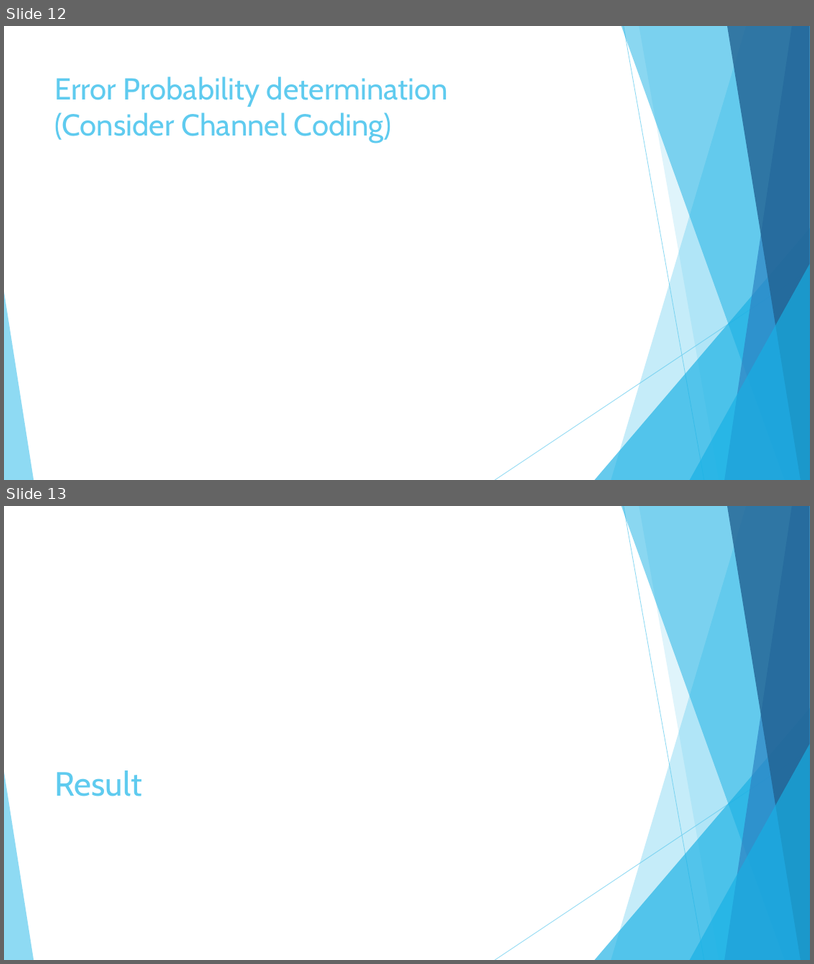
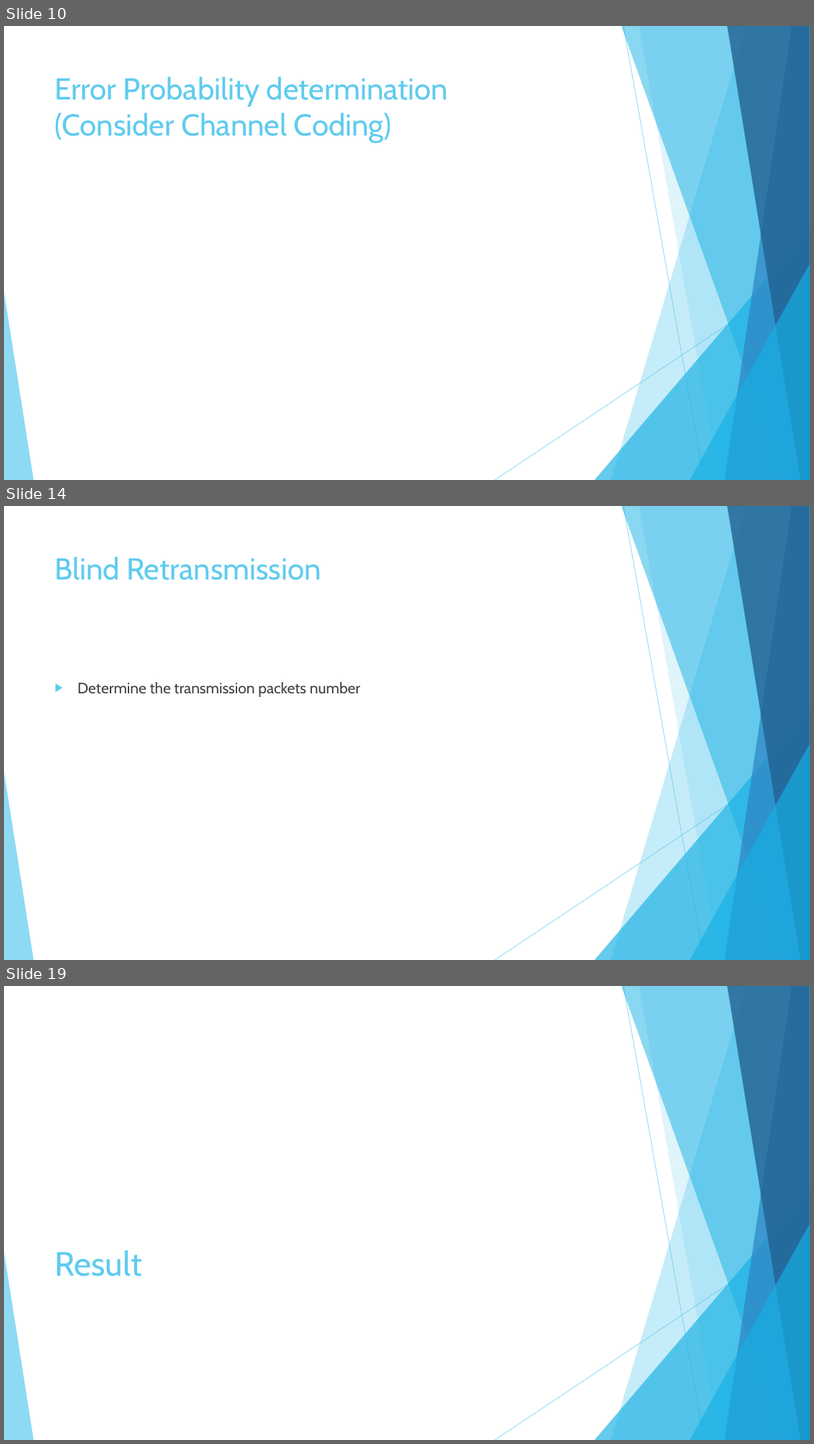
Before and after one commit to hungchun0201/Reliable_multicast_simulation, a slide deck: Final_project_reliable_multicast_retransmission_scheme.pptx. Shown one above the other, each under a label of ours: slides 12 and 13 before the commit, slides 10, 14 and 19 after it; the slides between them are not shown. The pictures are 814x964 and 814x1444 pixels, drawn with LibreOffice and Linux fonts; fonts in the diff are those of the drawing. Boxes give left, top, right and bottom in pixels: in the first picture for what was removed or moved away, otherwise in the second. Text is boxed around its words. In the diff, an @@ line names an element or a change of style, - is before the commit and + after.

```diff
--- a/Final_project_reliable_multicast_retransmission_scheme.pptx
+++ b/Final_project_reliable_multicast_retransmission_scheme.pptx
@@ slide 14 added at (x1=4, y1=506, x2=810, y2=960), background #FFFFFF; not listed: 10 template elements that a slide beside it also shows @@
@@ title added at (x1=55, y1=556, x2=321, y2=580), 36 pt, text #5FCBEF @@
+Blind Retransmission
@@ text added at (x1=77, y1=682, x2=360, y2=697), 18 pt, text #404040 @@
+▶ Determine the transmission packets number
@@ what was slide 12 is now slide 10 @@
@@ what was slide 13 is now slide 19 @@
```
Also in this commit, not shown: 6 slides changed, 12 other slides added, 3 slides removed, 10 other files.
